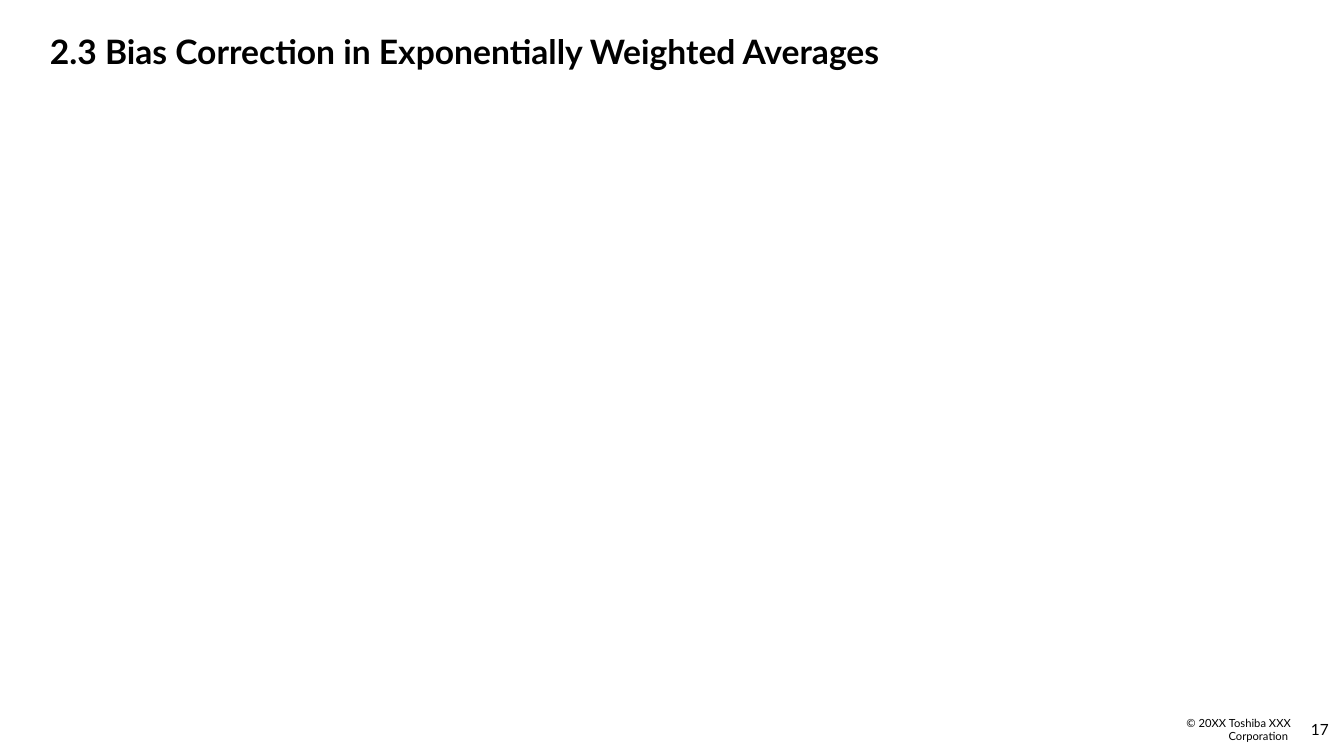
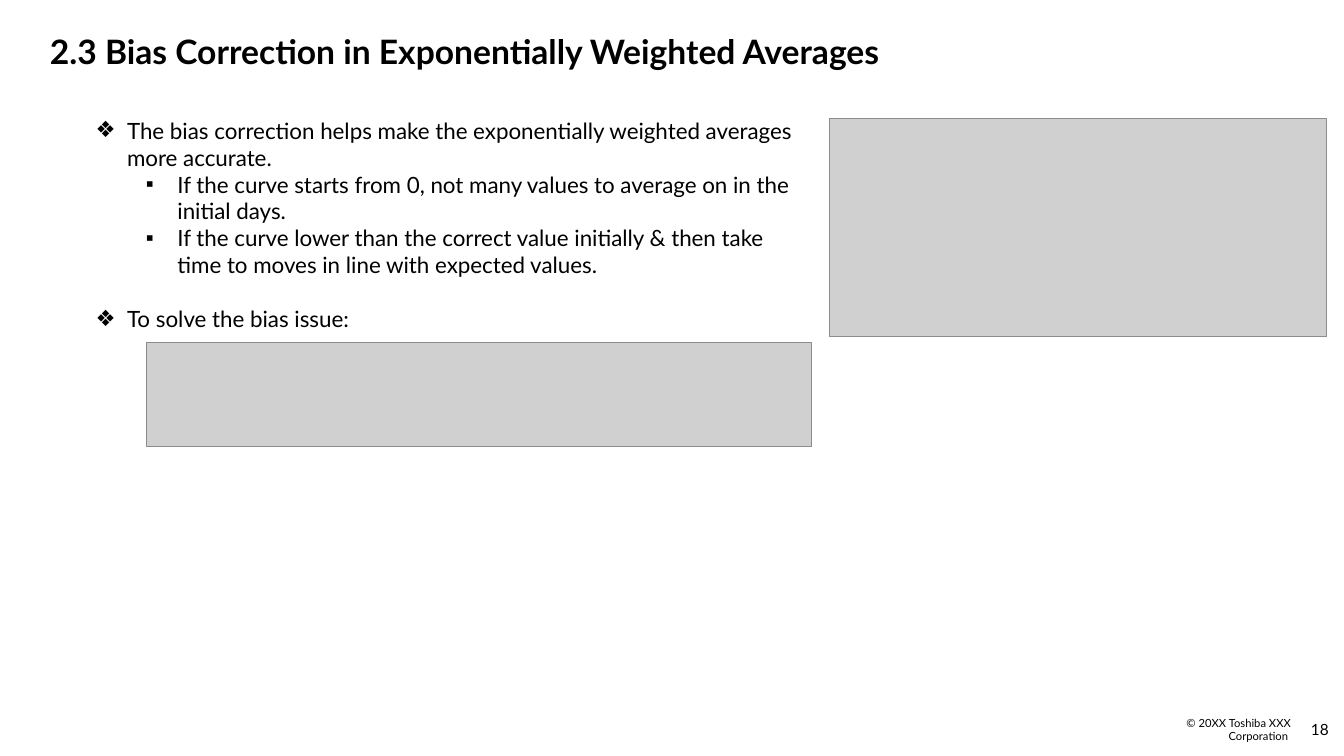
Before and after one commit to Doan-Nguyen/Coursera, a slide deck: slide 19 of Improving Deep Neural Network - Report - Course 2.pptx (slide 18 before the commit). Drawn at 1344x756 pixels with LibreOffice and Linux fonts; fonts in the diff are those of the drawing; grey boxes stand for pictures; background and template pictures are left out. Boxes give left, top, right and bottom in pixels: in the first picture for what was removed or moved away, otherwise in the second. Text is boxed around its words. In the diff, an @@ line names an element or a change of style, - is before the commit and + after.

```diff
--- a/Improving Deep Neural Network - Report - Course 2.pptx
+++ b/Improving Deep Neural Network - Report - Course 2.pptx
@@ picture added at [830,118,1327,337] @@
@@ text added at [127,122,792,327], 16 pt, text #000000 @@
+  ❖ The bias correction helps make the exponentially weighted averages more accurate.
+    ▪ If the curve starts from 0, not many values to average on in the initial days.
+    ▪ If the curve lower than the correct value initially & then take time to moves in line with expected values.
+  ❖ To solve the bias issue:
@@ picture added at [147,343,812,447] @@
@@ page number at [1311,724,1329,735]: text changed @@
-17
+18
```
Also in this commit, not shown: 7 other slides changed, 8 slides added, 1 slide removed.
